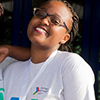
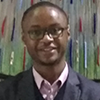
Two versions of the same layered image (100 x 100). Layer-by-layer changes:
renamed "DevFest (40)" to "eddiejkago", painted on it over box(0, 0, 100, 100)
